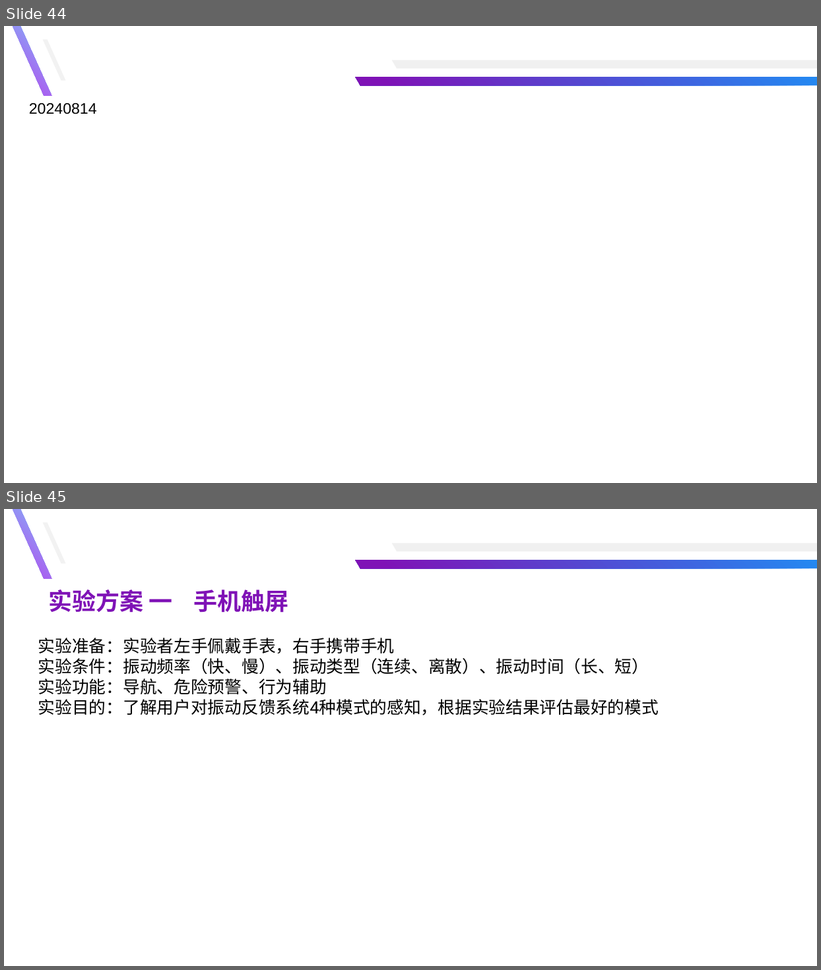
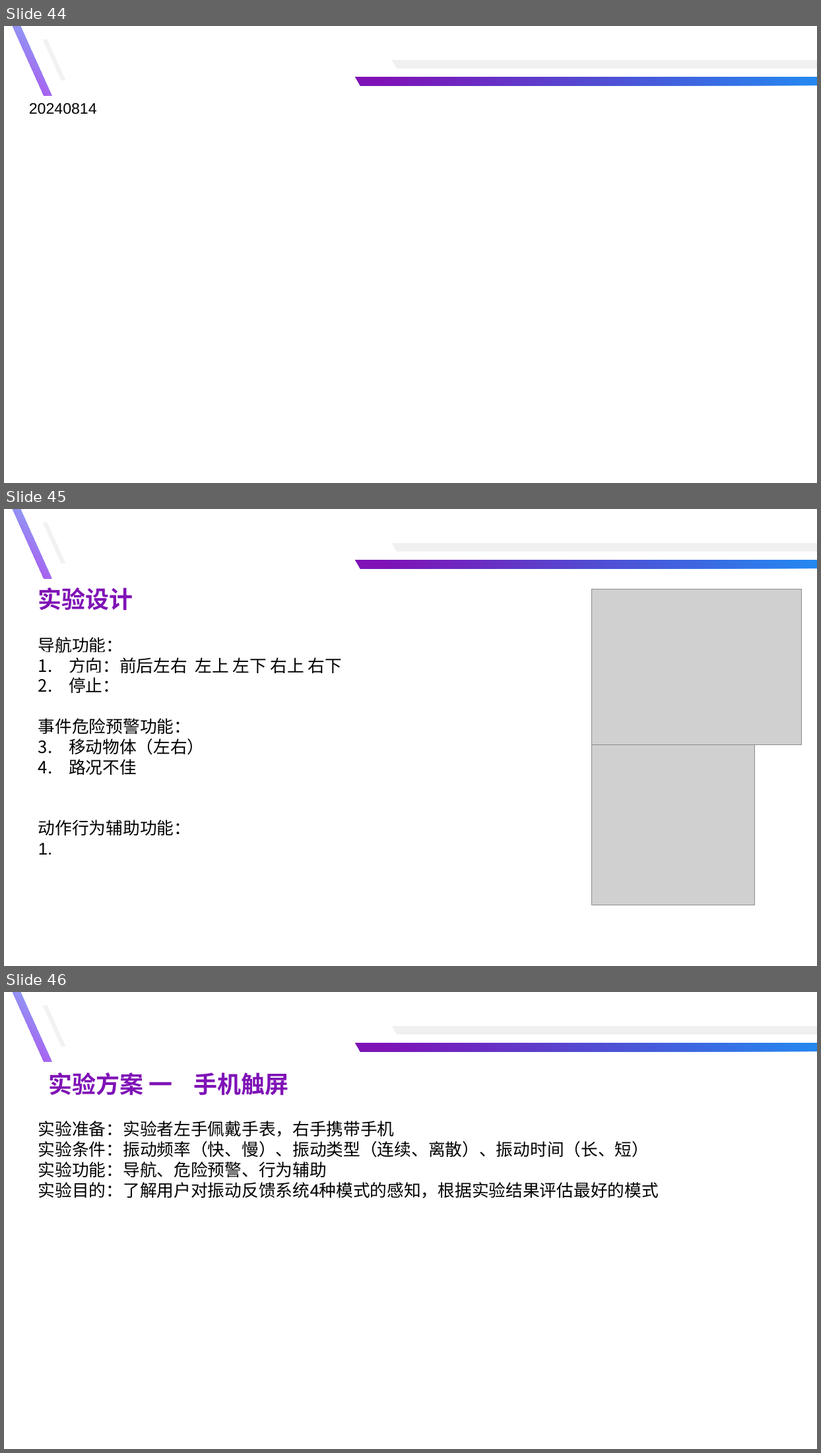
Before and after one commit to yuyongsong/Paper, a slide deck: 总结汇报-余泳松.pptx. Shown one above the other, each under a label of ours: slides 44 and 45 before the commit, slides 44, 45 and 46 after it. The pictures are 821x970 and 821x1453 pixels, drawn with LibreOffice and Linux fonts; fonts in the diff are those of the drawing; grey boxes stand for pictures. Boxes give left, top, right and bottom in pixels: in the first picture for what was removed or moved away, otherwise in the second. Text is boxed around its words. In the diff, an @@ line names an element or a change of style, - is before the commit and + after.

```diff
--- a/总结汇报-余泳松.pptx
+++ b/总结汇报-余泳松.pptx
@@ slide 45 added at [4, 509, 817, 966], background #FFFFFF @@
@@ freeform shape added at [13, 509, 52, 579], fill gradient #81BDF8 to #B543ED @@
@@ freeform shape added at [43, 522, 66, 563], fill #F2F2F2 @@
@@ freeform shape added at [392, 543, 817, 552], fill #F0F0F0 @@
@@ freeform shape added at [355, 560, 817, 569], fill gradient #228AF2 to #7F12B6 @@
@@ text added at [38, 588, 133, 611], 28 pt, text #7F12B6, bold @@
+实验设计
@@ picture added at [592, 589, 803, 745] @@
@@ text added at [38, 637, 342, 855], 20 pt, text #000000 @@
+导航功能：
+1. 方向：前后左右 左上 左下 右上 右下
+2. 停止：
+事件危险预警功能：
+1. 移动物体（左右）
+2. 路况不佳
+动作行为辅助功能：
+1.
@@ picture added at [592, 745, 755, 906] @@
@@ what was slide 45 is now slide 46 @@
```
Also in this commit, not shown: 7 other files.
